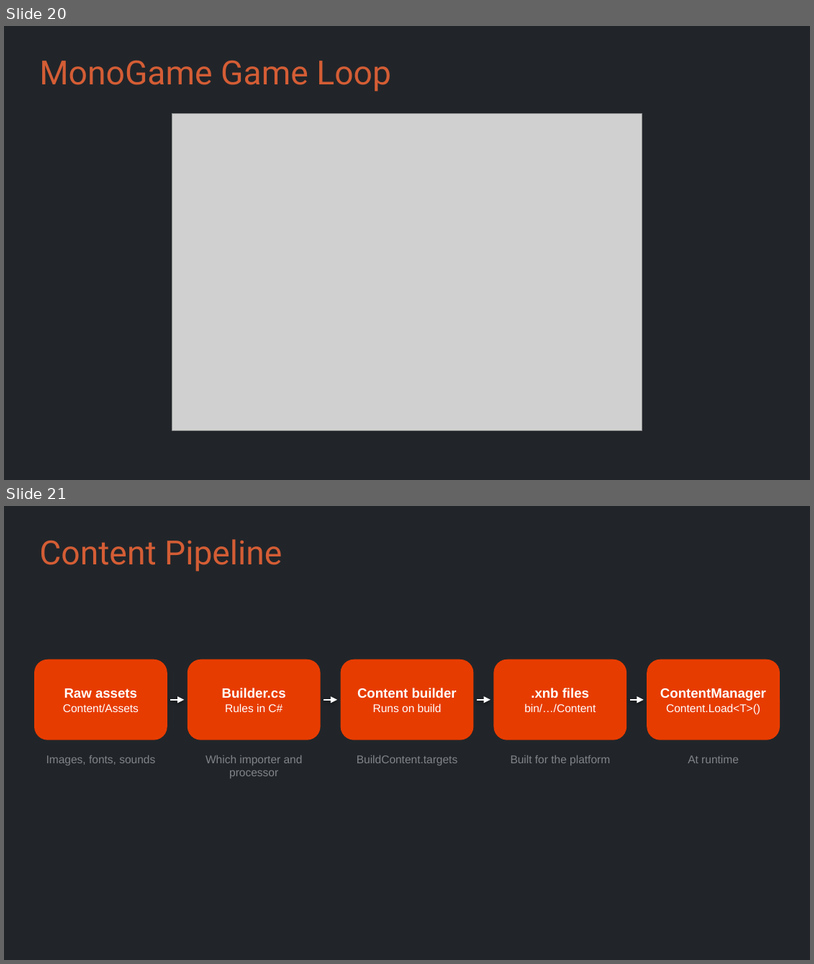
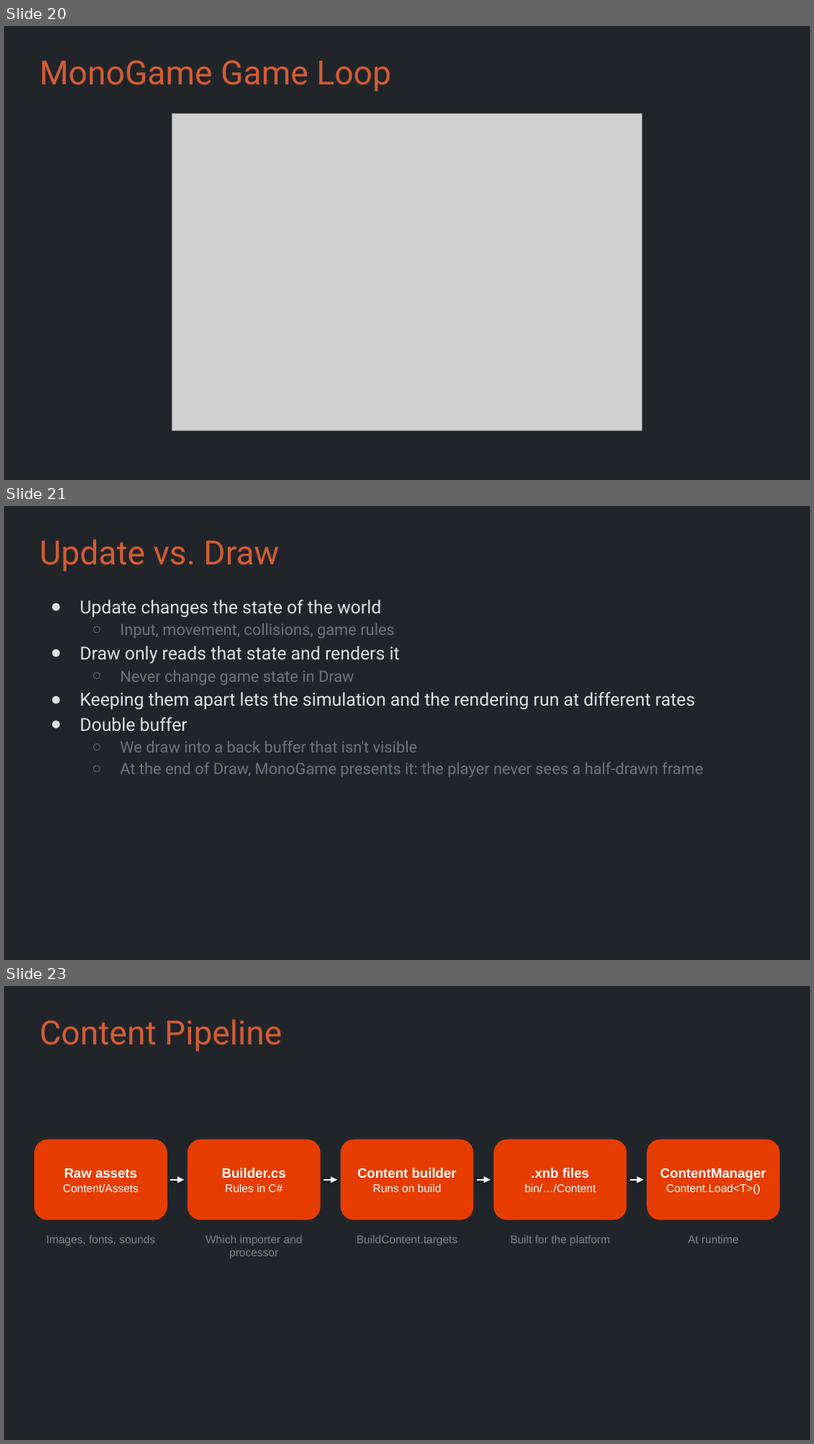
Before and after one commit to Metamate/gar, a slide deck: slides/01 Pong.pptx. Shown one above the other, each under a label of ours: slides 20 and 21 before the commit, slides 20, 21 and 23 after it; the slides between them are not shown. The pictures are 814x964 and 814x1444 pixels, drawn with LibreOffice and Linux fonts; fonts in the diff are those of the drawing; grey boxes stand for pictures. Boxes give left, top, right and bottom in pixels: in the first picture for what was removed or moved away, otherwise in the second. Text is boxed around its words. In the diff, an @@ line names an element or a change of style, - is before the commit and + after.

```diff
--- a/slides/01 Pong.pptx
+++ b/slides/01 Pong.pptx
@@ slide 21 added at (4, 506, 810, 960), background #212529 @@
@@ title added at (39, 539, 279, 572), 29.7 pt, text #D45D35 @@
+Update vs. Draw
@@ text added at (80, 600, 703, 777), 14 pt, text #6C757D @@
+● Update changes the state of the world
+  ○ Input, movement, collisions, game rules
+● Draw only reads that state and renders it
+  ○ Never change game state in Draw
+● Keeping them apart lets the simulation and the rendering run at different rates
+● Double buffer
+  ○ We draw into a back buffer that isn't visible
+  ○ At the end of Draw, MonoGame presents it: the player never sees a half-drawn frame
@@ what was slide 21 is now slide 23 @@
```
Also in this commit, not shown: 1 slide changed, 2 other slides added, 3 other files.
